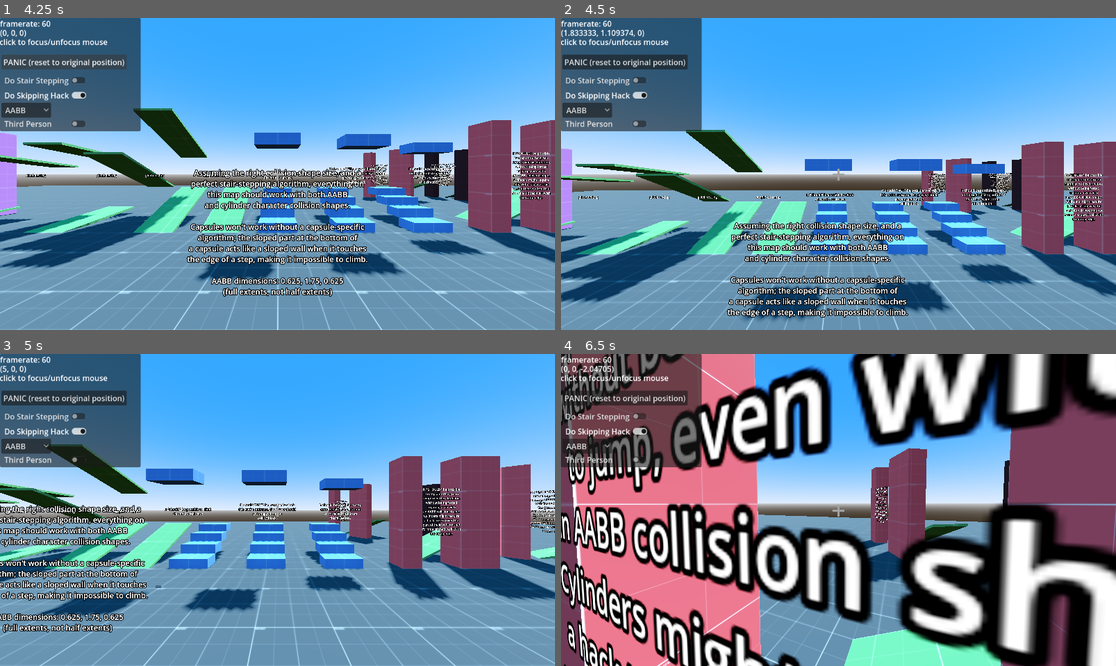
Above: before the commit, frames 1-4 (two rows, left to right).
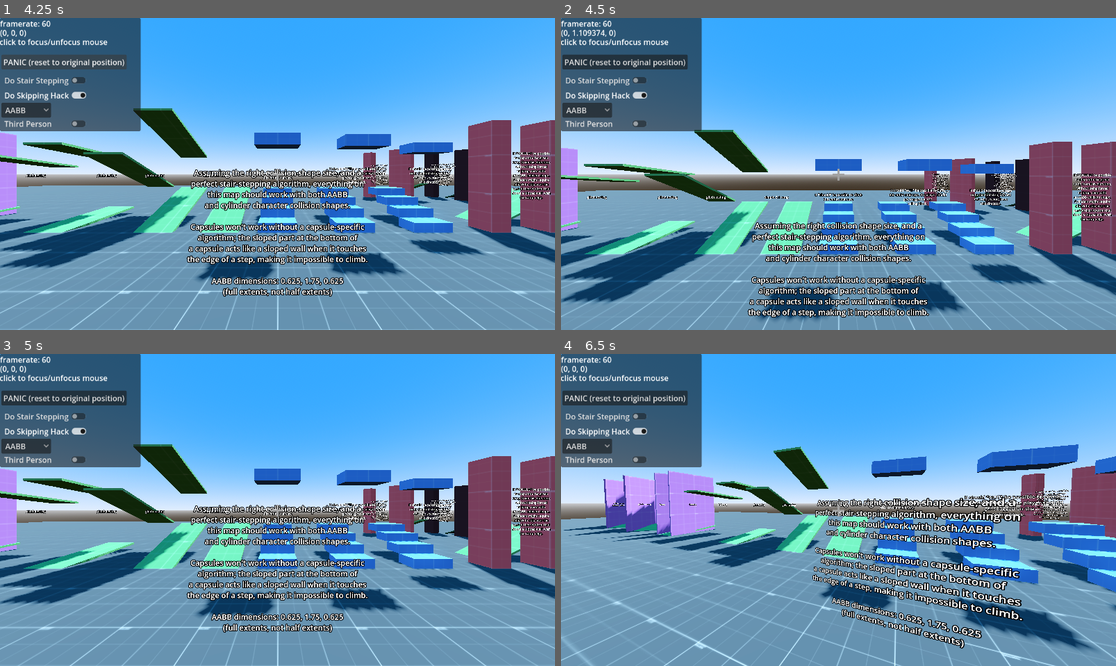
Above: after the commit, the same moments.

Repository: wareya/GodotStairTester
Game: Godot game, scene res://world.tscn
Two runs of this game, one before a commit and one after it. Both use one fixed random seed, a clock stepped at 60 frames per second and the inputs below.
Inputs (mouse positions are in pixels of both pictures, inside the frame that each line leads up to):
- Up to frame 1 (4.25 s): click "Do Stair Stepping" at 0.5 s; click "Do Skipping Hack" at 1.25 s; click "AABB" at 2 s; click "Third Person" at 2.75 s; click "PANIC (reset to original posi…" at 3.5 s
- Up to frame 2 (4.5 s): tap Enter (ui_accept) at 4.25 s; move the mouse to (960, 158) at 4.27 s; press the mouse at (960, 158) at 4.28 s; hold Right (ui_right) from 4.28 s (still down)
- Up to frame 3 (5 s): keep holding Right (ui_right); tap Enter (ui_accept) at 4.52 s
- Up to frame 4 (6.5 s): tap Enter (ui_accept) at 5, 5.27, 5.75 s; move the mouse to (810, 510) at 5.02 s; release Right (ui_right) at 5.03 s; release the mouse at (810, 510) at 5.03 s; hold Up (ui_up) 5.03-5.78 s; right-click (810, 510) at 5.1 s; move the mouse to (894, 441) at 5.77 s; press the mouse at (894, 441) at 5.78 s; hold Right (ui_right) from 5.78 s (still down)

Frame 1 is identical in both runs. In frame 2, 16% of the frame differs, in the area x 0-100%, y 3-100%; in frame 3, 32%; in frame 4, 84%, in the area x 0-100%, y 0-100%.

Commit message:
fix controller support

Diff:
--- a/player/SimplePlayer.gd
+++ b/player/SimplePlayer.gd
@@ -48,9 +48,6 @@
 @export var do_skipping_hack : bool = false
 @export var skipping_hack_distance : float = 0.08
 @export var step_height = 0.5
-
-# used to smooth out the camera when climbing stairs
-var camera_offset_y = 0.0
 
 func check_and_attempt_skipping_hack():
     # try again with a certain minimum horizontal step distance if there was no wall collision and the wall trace was close
@@ -127,15 +124,16 @@
     return found_stairs
 
 func _process(delta: float) -> void:
+    # for controller camera control
     handle_stick_input(delta)
 
     if Input.is_action_pressed("ui_accept") and is_on_floor():
         velocity.y = jumpvel
         floor_snap_length = 0.0
     elif is_on_floor():
-        floor_snap_length = 0.5
-
-    var input_dir := Input.get_vector("ui_left", "ui_right", "ui_up", "ui_down")
+        floor_snap_length = step_height
+
+    var input_dir := Input.get_vector("left", "right", "forward", "backward") + Input.get_vector("stick_left", "stick_right", "stick_forward", "stick_backward")
     wish_dir = Vector3(input_dir.x, 0, input_dir.y).rotated(Vector3.UP, $CameraHolder.global_rotation.y)
     if wish_dir.length_squared() > 1.0:
         wish_dir = wish_dir.normalized()
@@ -181,6 +179,8 @@
             Input.mouse_mode = Input.MOUSE_MODE_VISIBLE
 
 @export var third_person = false
+# used to smooth out the camera when climbing stairs
+var camera_offset_y = 0.0
 func handle_camera_adjustment(start_position, delta):
     # first/third-person adjustment
     $CameraHolder.position.y = 1.2 if third_person else 1.5
--- a/project.godot
+++ b/project.godot
@@ -87,3 +87,43 @@
 "events": [Object(InputEventJoypadMotion,"resource_local_to_scene":false,"resource_name":"","device":-1,"axis":3,"axis_value":1.0,"script":null)
 ]
 }
+forward={
+"deadzone": 0.5,
+"events": [Object(InputEventKey,"resource_local_to_scene":false,"resource_name":"","device":-1,"window_id":0,"alt_pressed":false,"shift_pressed":false,"ctrl_pressed":false,"meta_pressed":false,"pressed":false,"keycode":0,"physical_keycode":87,"key_label":0,"unicode":119,"echo":false,"script":null)
+]
+}
+backward={
+"deadzone": 0.5,
+"events": [Object(InputEventKey,"resource_local_to_scene":false,"resource_name":"","device":-1,"window_id":0,"alt_pressed":false,"shift_pressed":false,"ctrl_pressed":false,"meta_pressed":false,"pressed":false,"keycode":0,"physical_keycode":83,"key_label":0,"unicode":115,"echo":false,"script":null)
+]
+}
+left={
+"deadzone": 0.5,
+"events": [Object(InputEventKey,"resource_local_to_scene":false,"resource_name":"","device":-1,"window_id":0,"alt_pressed":false,"shift_pressed":false,"ctrl_pressed":false,"meta_pressed":false,"pressed":false,"keycode":0,"physical_keycode":65,"key_label":0,"unicode":97,"echo":false,"script":null)
+]
+}
+right={
+"deadzone": 0.5,
+"events": [Object(InputEventKey,"resource_local_to_scene":false,"resource_name":"","device":-1,"window_id":0,"alt_pressed":false,"shift_pressed":false,"ctrl_pressed":false,"meta_pressed":false,"pressed":false,"keycode":0,"physical_keycode":68,"key_label":0,"unicode":100,"echo":false,"script":null)
+]
+}
+stick_forward={
+"deadzone": 0.5,
+"events": [Object(InputEventJoypadMotion,"resource_local_to_scene":false,"resource_name":"","device":-1,"axis":1,"axis_value":-1.0,"script":null)
+]
+}
+stick_backward={
+"deadzone": 0.5,
+"events": [Object(InputEventJoypadMotion,"resource_local_to_scene":false,"resource_name":"","device":-1,"axis":1,"axis_value":1.0,"script":null)
+]
+}
+stick_left={
+"deadzone": 0.5,
+"events": [Object(InputEventJoypadMotion,"resource_local_to_scene":false,"resource_name":"","device":-1,"axis":0,"axis_value":-1.0,"script":null)
+]
+}
+stick_right={
+"deadzone": 0.5,
+"events": [Object(InputEventJoypadMotion,"resource_local_to_scene":false,"resource_name":"","device":-1,"axis":0,"axis_value":1.0,"script":null)
+]
+}
